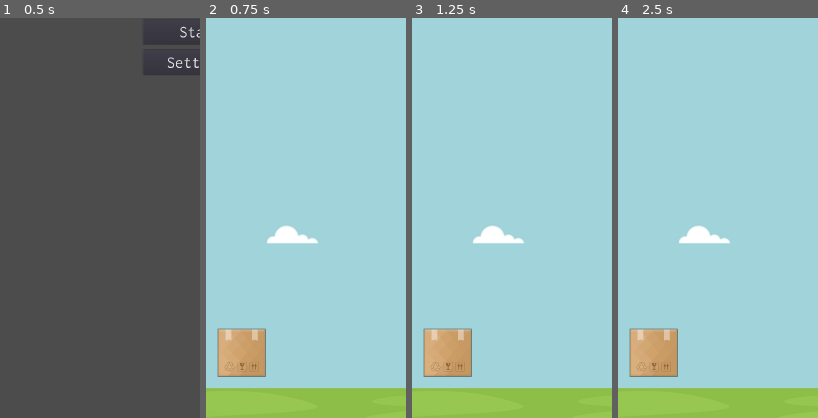
Above: before the commit, frames 1-4 (left to right).
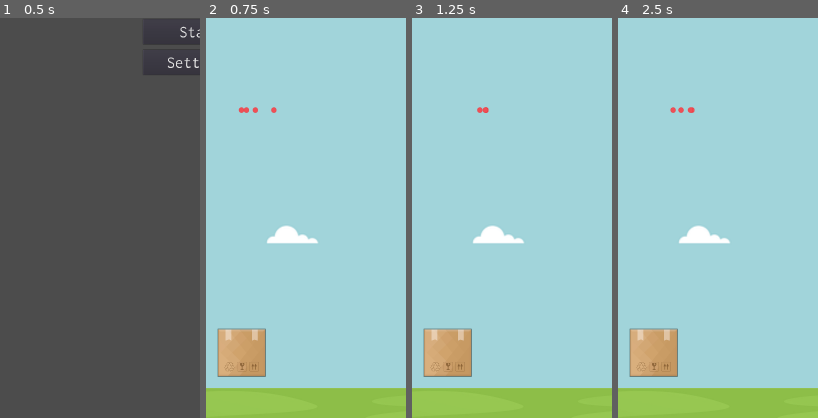
Above: after the commit, the same moments.

Repository: yakoup46/mygame
Game: Godot game, scene res://UI.tscn
Two runs of this game, one before a commit and one after it. Both use one fixed random seed, a clock stepped at 60 frames per second and the inputs below.
Inputs:
- Up to frame 1 (0.5 s): no input
- Up to frame 2 (0.75 s): click "Start" at 0.5 s
- Up to frame 3 (1.25 s): no input
- Up to frame 4 (2.5 s): click "Menu" at 1.25 s; click "Reset" at 2 s
The pictures show only the part of the screen within x 0-50%, y 46-96%; the shares and areas given below are measured in that part.

Frame 1 is identical in both runs. In frame 2, 0.1% of the frame differs, in the area x 16-36%, y 22-24%; in frame 3, less than 0.1%; in frame 4, 0.1%.

Commit message:
much better

Diff:
--- a/Game.tscn
+++ b/Game.tscn
@@ -8,6 +8,7 @@
 [ext_resource path="res://Box/Box.tscn" type="PackedScene" id=6]
 [ext_resource path="res://LandingZone.tscn" type="PackedScene" id=7]
 [ext_resource path="res://Inconsolata.otf" type="DynamicFontData" id=8]
+[ext_resource path="res://Playground.tscn" type="PackedScene" id=9]
 
 [sub_resource type="PhysicsMaterial" id=1]
 rough = true
@@ -71,3 +72,7 @@
 custom_fonts/font = SubResource( 3 )
 custom_colors/font_color = Color( 0, 0, 0, 1 )
 text = "Score: 3"
+
+[node name="Playground" parent="." instance=ExtResource( 9 )]
+position = Vector2( 33.127, 833.696 )
+z_index = 1
--- a/LandingZone.tscn
+++ b/LandingZone.tscn
@@ -15,7 +15,6 @@
 extents = Vector2( 121.913, 122.762 )
 
 [node name="LandingZone" type="Node2D"]
-editor/display_folded = true
 script = ExtResource( 1 )
 
 [node name="Red" type="Area2D" parent="."]
--- a/Playground.gd
+++ b/Playground.gd
@@ -28,7 +28,7 @@
 
 func _ready():
 	for d in number_of_dots:
-		var node = TweenNode.new(texture, global_position)
+		var node = TweenNode.new(texture, position)
 
 		dots.append(node)
 		add_child(node.sprite)
@@ -48,7 +48,7 @@
 	return -c * t*(t-2) + b
 
 func set_state():
-	start = dots[0].sprite.global_position
+	start = dots[0].sprite.position
 	startTime = OS.get_ticks_msec()
 	change = positions[atPos]
 
@@ -80,9 +80,9 @@
 	var time = OS.get_ticks_msec() - startTime
 
 	if (time < duration):
-		obj.sprite.global_position = easingFunc.call_func(time, start, change, duration)
+		obj.sprite.position = easingFunc.call_func(time, start, change, duration)
 		onProgress.call_func()
 	else:
 		time = duration
-		obj.sprite.global_position = easingFunc.call_func(time, start, change, duration)
+		obj.sprite.position = easingFunc.call_func(time, start, change, duration)
 		onComplete.call_func(obj)
--- a/Playground.tscn
+++ b/Playground.tscn
@@ -4,6 +4,6 @@
 [ext_resource path="res://red_circle.png" type="Texture" id=2]
 
 [node name="Playground" type="Node2D"]
-position = Vector2( 300, 280 )
 script = ExtResource( 1 )
 texture = ExtResource( 2 )
+number_of_dots = 4
Not shown: 1 places in Game.tscn that only renumber resources
